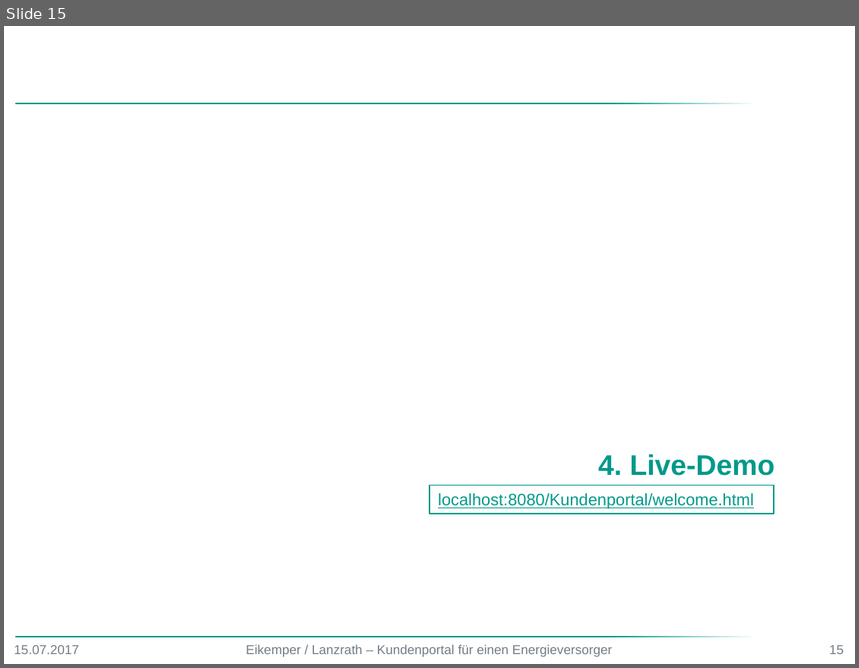
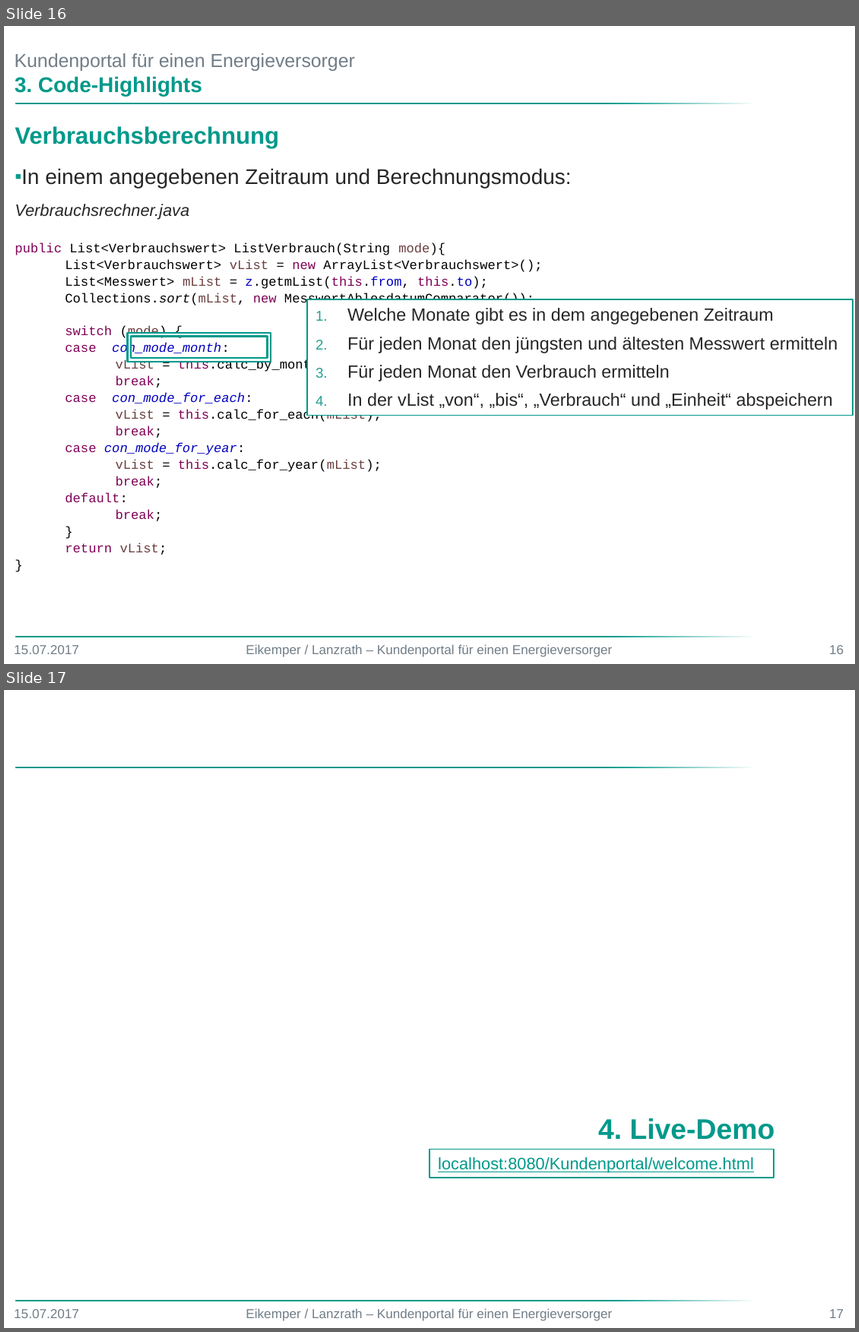
Before and after one commit to DerMagsTa/Kundenportal, a slide deck: Präsentation Web Programmierung.pptx. Shown one above the other, each under a label of ours: slide 15 before the commit, slides 16 and 17 after it. The pictures are 859x668 and 859x1332 pixels, drawn with LibreOffice and Linux fonts; fonts in the diff are those of the drawing; background and template pictures are left out. Boxes give left, top, right and bottom in pixels: in the first picture for what was removed or moved away, otherwise in the second. Text is boxed around its words. In the diff, an @@ line names an element or a change of style, - is before the commit and + after.

```diff
--- a/Präsentation Web Programmierung.pptx
+++ b/Präsentation Web Programmierung.pptx
@@ slide 16 added at bbox=[4, 26, 855, 664], background #FFFFFF; not listed: 2 template elements that a slide beside it also shows @@
@@ title added at bbox=[15, 53, 355, 71], 16 pt, text #717D87 @@
+Kundenportal für einen Energieversorger
@@ text added at bbox=[15, 76, 202, 96], 18 pt, text #00998A, bold @@
+3. Code-Highlights
@@ text added at bbox=[15, 126, 572, 555], 11 pt, text #000000 @@
+Verbrauchsberechnung
+    ▪ In einem angegebenen Zeitraum und Berechnungsmodus:
+    Verbrauchsrechner.java
+public List<Verbrauchswert> ListVerbrauch(String mode){
+List<Verbrauchswert> vList = new ArrayList<Verbrauchswert>();
+List<Messwert> mList = z.getmList(this.from, this.to);
+Collections.sort(mList, new MesswertAblesdatumComparator());
+switch (mode) {
+case con_mode_month:
+vList = this.calc_by_month(mList);
+break;
+case con_mode_for_each:
+vList = this.calc_for_each(mList);
+break;
+case con_mode_for_year:
+vList = this.calc_for_year(mList);
+break;
+default:
+break;
+}
+return vList;
+}
@@ rectangle added at bbox=[307, 300, 853, 415], fill #FFFFFF, outline #00998A 1 pt, 15 pt, text #262626 @@
+1. Welche Monate gibt es in dem angegebenen Zeitraum
+2. Für jeden Monat den jüngsten und ältesten Messwert ermitteln
+3. Für jeden Monat den Verbrauch ermitteln
+4. In der vList „von“, „bis“, „Verbrauch“ und „Einheit“ abspeichern
@@ frame added at bbox=[127, 333, 272, 362], fill #FFFFFF, outline #00998A 1.5 pt @@
@@ text added at bbox=[14, 645, 79, 655], 11 pt, text #717D87 @@
+15.07.2017
@@ text added at bbox=[246, 645, 612, 658], 11 pt, text #717D87 @@
+Eikemper / Lanzrath – Kundenportal für einen Energieversorger
@@ page number added at bbox=[829, 645, 844, 655], 11 pt, text #717D87 @@
+16
@@ what was slide 15 is now slide 17 @@
@@ page number at bbox=[829, 1309, 844, 1319]: text changed @@
-15
+17
```
Also in this commit, not shown: 8 slides changed, 1 other slide added.
